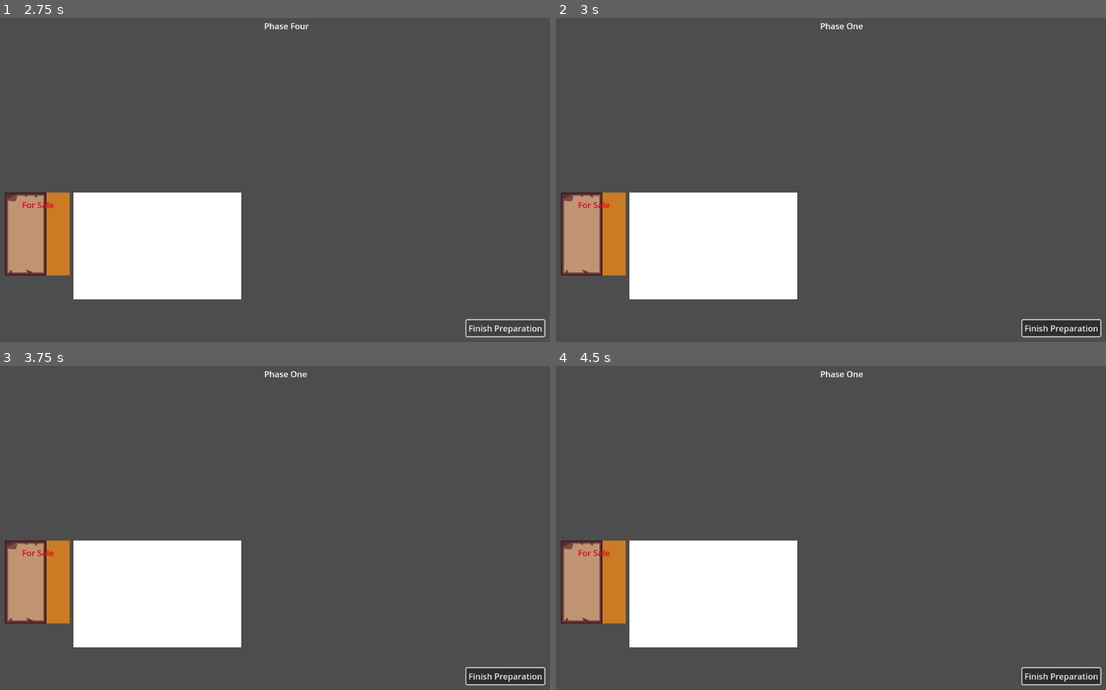
Above: before the commit, frames 1-4 (two rows, left to right).
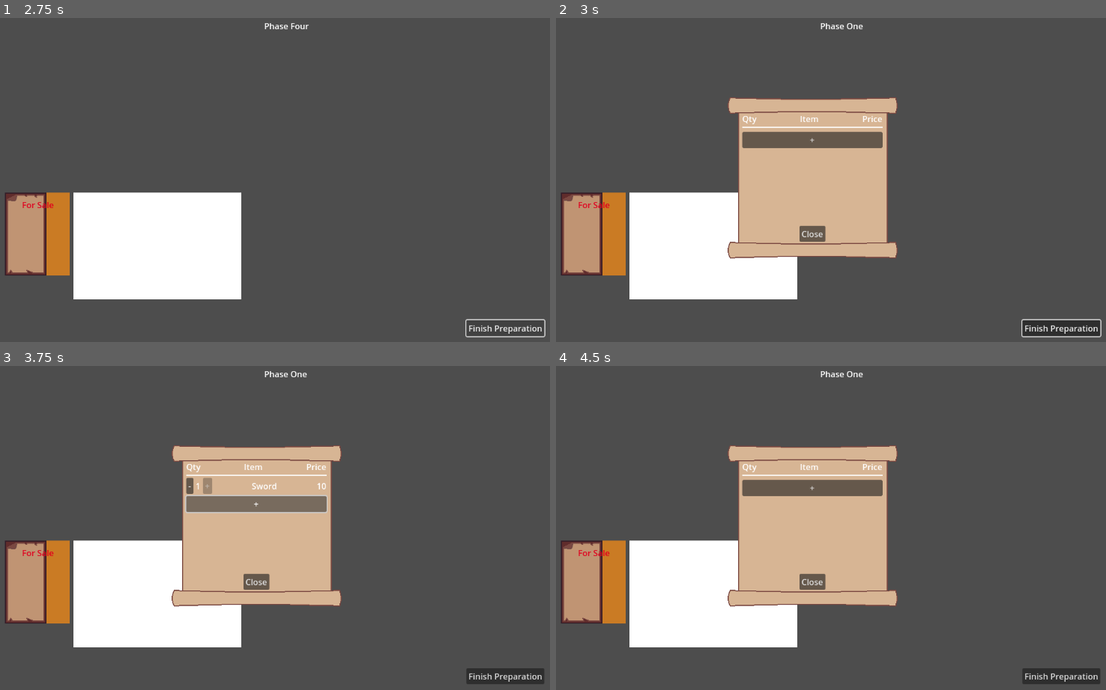
Above: after the commit, the same moments.

Repository: Missingreference/LDJam-58-Game
Game: Godot game, scene res://scenes/game.tscn
The game is run twice, just before and just after one commit, with the same random seed, the same clock (stepped at 60 frames per second) and the same inputs.
Inputs (mouse positions are in pixels of both pictures, inside the frame that each line leads up to):
- Up to frame 1 (2.75 s): click "Finish Preparation" at 0.5 s; click "Finish Preparation" at 1.25 s; click "Finish Preparation" at 2 s
- Up to frame 2 (3 s): tap Enter at 2.75 s; move the mouse to (594, 235) at 2.77 s; click (594, 235) at 2.92 s
- Up to frame 3 (3.75 s): click (258, 489) at 3.5 s, where only the run after the commit has a clickable "+"
- Up to frame 4 (4.5 s): click (748, 485) at 4.25 s, where only the run after the commit has a clickable "-"

Frame 1 is identical in both runs. In frame 2, 12% of the frame differs, in the area x 31-63%, y 24-75%; in frame 3, 14%, in the area x 31-100%, y 24-99%; in frame 4, 13%.
Error before the commit: Invalid access to property or key 'shop_edit_scene' on a base object of type 'ColorRect (ShopMenuSmall)'. (res://scripts/shop_menu_small.gd:112)

Commit message:
Add ShopMenuEdit scene
A control node for editing what is on the menu

Diff:
--- a/scripts/inventory.gd
+++ b/scripts/inventory.gd
@@ -7,42 +7,84 @@
 var _item_count = 0
 
 func AddItem(item: Item) -> bool:
-	if _item_count == maxItemCount:
-		print("Cannot add item. Inventory is full.")
-		return false
+    if _item_count == maxItemCount:
+        print("Cannot add item. Inventory is full.")
+        return false
 
-	if _items.has(item.name):
-		_items[item.name].append(item)
-	else:
-		_items[item.name] = [item]
+    if _items.has(item.name):
+        _items[item.name].append(item)
+    else:
+        _items[item.name] = [item]
 
-	changed.emit()
+    print("Inventory changed (add)")
+    changed.emit()
 
-	_item_count += 1
+    _item_count += 1
 
-	return true
+    return true
 
 
+# Remove a single item matching the given item
 func RemoveItem(item: Item) -> Item:
-	var result = null
+    var result = null
 
-	if _items.has(item.name):
-		result = _items[item.name]
+    if _items.has(item.name):
+        result = _items[item.name].pop_back()
 
-		_items.erase(item.name)
-		_item_count -= 1
+        if _items[item.name].size() == 0:
+            _items.erase(item.name)
 
-		changed.emit()
+        _item_count -= 1
 
-	return result
+        print("Inventory changed (remove)")
+        changed.emit()
+
+    return result
+
+
+# Remove all items matching the given item
+func RemoveAllItems(item: Item) -> Array[Item]:
+    var result = null
+
+    if _items.has(item.name):
+        result = _items[item.name]
+
+        _item_count -= _items[item.name].size()
+        _items.erase(item.name)
+
+        changed.emit()
+
+    return result
+
+
+func GetItems() -> Dictionary:
+    return self._items
 
 
 func HasItem(item: Item) -> bool:
-	return self._items.has(item.name)
+    return self._items.has(item.name)
 
 
 func GetItemCount(item: Item) -> int:
-	if self._items.has(item.name):
-		return self._items[item.name].size()
-	else:
-		return 0
+    if self._items.has(item.name):
+        return self._items[item.name].size()
+    else:
+        return 0
+
+
+static func create_default_inventory() -> Inventory:
+    var inventory = Inventory.new()
+
+    inventory.AddItem(Item.Create("Sword"))
+    inventory.AddItem(Item.Create("Sword"))
+    inventory.AddItem(Item.Create("Bow"))
+    inventory.AddItem(Item.Create("Bow"))
+    inventory.AddItem(Item.Create("Bow"))
+
+    var potions = []
+    potions.resize(10)
+    potions.fill(Item.Create("Potion"))
+    for pot in potions:
+        inventory.AddItem(pot)
+
+    return inventory
--- a/scripts/shop_menu_edit.gd
+++ b/scripts/shop_menu_edit.gd
@@ -14,27 +14,28 @@
     # If running scene standalone
     if get_tree().current_scene == self:
         # Test data
-        var potions = []
-        potions.resize(10)
-        potions.fill(Item.Create("Potion"))
         self.game_data = GameData.new()
-        self.game_data.inventory.AddItem(Item.Create("Sword"))
-        self.game_data.inventory.AddItem(Item.Create("Sword"))
-        self.game_data.inventory.AddItem(Item.Create("Bow"))
-        self.game_data.inventory.AddItem(Item.Create("Bow"))
-        self.game_data.inventory.AddItem(Item.Create("Bow"))
-        for pot in potions:
-            self.game_data.inventory.AddItem(pot)
+        self.game_data.inventory = Inventory.create_default_inventory()
+
+    var shop_items = self.game_data.shop_items.GetItems()
+    for items_array in shop_items.values():
+        var quantity = items_array.size()
+        self._add_edit_item_node(items_array[0], quantity)
 
 
 func _on_plus_button_pressed():
     # TODO: fetch item from warehouse
     var item = Item.Create("Sword")
     self.game_data.inventory.RemoveItem(item)
+    self._add_edit_item_node(item, 1)
 
+
+func _add_edit_item_node(item: Item, quantity: int):
     var edit_item = shop_menu_edit_item.instantiate()
     edit_item.item_name = item.name
     edit_item.price = 10
+    edit_item.quantity = quantity
+    self._edit_item_list.add_child(edit_item)
 
     # Update button state based on item count available
     var item_count = self.game_data.inventory.GetItemCount(item)
@@ -42,7 +43,6 @@
         edit_item.plus_button.disabled = true
 
     edit_item.quantity_changed.connect(self._item_quantity_changed.bind(edit_item, item))
-    self._edit_item_list.add_child(edit_item)
 
     # Check if at max capacity
     if self._edit_item_list.get_child_count() >= 5:
@@ -65,7 +65,7 @@
         edit_item.plus_button.disabled = false
 
     if edit_item.quantity <= 0:
-        self.remove_child(edit_item)
+        self._edit_item_list.remove_child(edit_item)
 
 
 func _on_close_button_pressed():
--- a/scripts/shop_menu_small.gd
+++ b/scripts/shop_menu_small.gd
@@ -1,5 +1,7 @@
 class_name ShopMenuSmall
 extends ColorRect
+
+var shop_menu_edit_scene = preload("res://scenes/shop_menu_edit.tscn")
 
 @onready var item_1: HBoxContainer = $MarginContainer/VBoxContainer/Item1
 @onready var item_2: HBoxContainer = $MarginContainer/VBoxContainer/Item2
@@ -45,31 +47,27 @@
     # If running scene standalone
     if get_tree().current_scene == self:
         # Center in viewport
-        var viewport_center = get_viewport().get_visible_rect().size / 2.0
-        self.global_position = viewport_center
+        # var viewport_center = get_viewport().get_visible_rect().size / 2.0
+        # self.global_position = viewport_center
 
         # Test data
-        var potions = []
-        potions.resize(10)
-        potions.fill(Item.Create("Potion"))
-        self._game_data = GameData.new()
-        self._game_data.shop_items = {
-            "Sword": [Item.Create("Sword")],
-            # "Armor": [Item.Create("Armor"), Item.Create("Armor")],
-            "Bows": [Item.Create("Bow"), Item.Create("Bow"), Item.Create("Bow")],
-            "Potion":  potions,
-        }
-        self._update_shop_display()
+        var game_data = GameData.new()
+        set_game_data(game_data)
+
+        game_data.inventory = Inventory.create_default_inventory()
+        var potion = game_data.inventory.RemoveItem(Item.Create("Potion"))
+        game_data.shop_items.AddItem(potion)
 
 
-func set_game_data(game_data):
+
+func set_game_data(game_data: GameData):
     self._game_data = game_data
-    game_data.shop_items.changed.connect(self._update_shop_display)
+    self._game_data.shop_items.changed.connect(self._update_shop_display)
 
 
 func _update_shop_display():
     print("Updating shop item display")
-    var shop_items = self._game_data.shop_items
+    var shop_items = self._game_data.shop_items.GetItems()
 
     var shop_item_names = shop_items.keys()
 
@@ -109,10 +107,11 @@
     self.highlight_color_rect.color.a = 0.0
 
     # Open shop edit scene
-    var shop_edit = self.shop_edit_scene.instantiate()
-    shop_edit.game_data = self.game_data
+    var shop_edit = self.shop_menu_edit_scene.instantiate()
+    shop_edit.game_data = self._game_data
     shop_edit.closed.connect(self._close_shop_menu_edit.bind(shop_edit))
     self.add_child(shop_edit)
+    shop_edit.global_position = Vector2(0, 0)
 
 
 func _close_shop_menu_edit(shop_edit):
Not shown, added: assets/sprites/icon_armor.png.import
Not shown, added: assets/sprites/icon_bow.png.import
Not shown, added: assets/sprites/icon_potion.png.import
Not shown, added: assets/sprites/icon_staff.png.import
Not shown, added: assets/sprites/icon_sword.png.import
